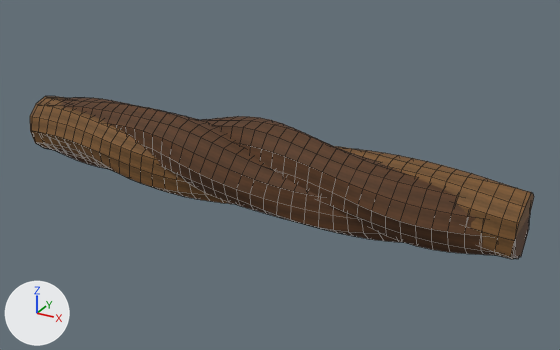
Renders of the Blender file assets/models/source/rootforged-worldroot-beam-4m.blend from each side of a commit.
Both versions are drawn from a camera (50 mm lens) standing at (2.76, -4.56, 2.77) and looking at (0.21, 0.08, 0.44). Lighting does not change. The marker at lower left points along +X, +Y and +Z. The older version comes first. Mesh edges are drawn as thin lines.

The first picture shows 'braided-root-0', 'braided-root-1', 'braided-root-2'.
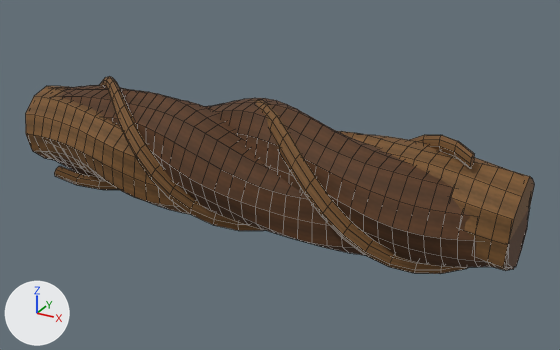
Boxes [x1, y1, x2, y2] around the edits, measured in the pictures (560 x 350 px):
```json
{"object": "braided-root-2", "change": "rescaled", "before": [55, 116, 530, 257], "after": [53, 98, 529, 267], "on screen": "20% taller"}
{"object": "braided-root-1", "change": "surface changed, rescaled", "before": [30, 96, 534, 259], "after": [25, 86, 535, 270], "on screen": "13% taller"}
{"object": "braided-root-0", "change": "rescaled", "before": [58, 97, 530, 259], "after": [57, 85, 530, 270], "on screen": "14% taller"}
{"object": "surface-root-vein-1", "change": "added", "after": [54, 100, 468, 274]}
{"object": "surface-root-vein-0", "change": "added", "after": [99, 77, 475, 231]}
```

Scene script edits in JSON lines:
```json
{"op": "set", "path": "img_worldroot_heartwood_grain", "old": "load_image('worldroot-heartwood-grain', '_unpacked/worldroot-heartwood-grain', 256, 256, 'sRGB')", "new": "load_image('worldroot-heartwood-grain', '_unpacked/5fc83e7a863e7be0.png', 256, 256, 'sRGB')"}
{"block": "me_braided_root_0", "where": "# used by ob_braided_root_0; location = (0.0, 0.0, 0.0)"}
{"op": "remove", "block": "me_braided_root_0", "code": "me_braided_root_0.from_pydata(...)  # 492 vertices, 482 faces; spans x -2.0..2.0, y -0.38..0.28, z 0.16..0.83"}
{"op": "add", "block": "me_braided_root_0", "code": "me_braided_root_0.from_pydata(...)  # 492 vertices, 482 faces; spans x -1.98..1.98, y -0.45..0.45, z -0.46..0.46"}
{"block": "me_braided_root_0", "change": "me_braided_root_0 part 1: the whole mesh is scaled about its middle by (0.989, 1.37, 1.4), then moved by (0.0, 0.05, -0.49)"}
{"block": "me_braided_root_1", "where": "# used by ob_braided_root_1; location = (0.0, 0.0, 0.0)"}
{"op": "remove", "block": "me_braided_root_1", "code": "me_braided_root_1.from_pydata(...)  # 492 vertices, 482 faces; spans x -2.02..2.02, y -0.3..0.35, z 0.16..0.76"}
{"op": "add", "block": "me_braided_root_1", "code": "me_braided_root_1.from_pydata(...)  # 492 vertices, 482 faces; spans x -2.0..2.0, y -0.44..0.44, z -0.42..0.42"}
{"block": "me_braided_root_1", "change": "me_braided_root_1 part 2: the whole mesh is scaled about its middle by (0.989, 1.37, 1.4), then moved by (0.0, -0.02, -0.46)"}
{"block": "me_braided_root_2", "where": "# used by ob_braided_root_2; location = (0.0, 0.0, 0.0)"}
{"op": "remove", "block": "me_braided_root_2", "code": "me_braided_root_2.from_pydata(...)  # 492 vertices, 482 faces; spans x -2.02..2.02, y -0.32..0.34, z 0.21..0.86"}
{"op": "add", "block": "me_braided_root_2", "code": "me_braided_root_2.from_pydata(...)  # 492 vertices, 482 faces; spans x -2.0..2.0, y -0.45..0.45, z -0.45..0.45"}
{"block": "me_braided_root_2", "change": "me_braided_root_2 part 3: the whole mesh is scaled about its middle by (0.989, 1.37, 1.4), then moved by (0.0, -0.01, -0.53)"}
{"op": "add", "block": "me_surface_root_vein_1", "code": ["me_surface_root_vein_1 = bpy.data.meshes.new('surface-root-vein-1')", "me_surface_root_vein_1.from_pydata(...)  # 200 vertices, 194 faces; spans x -1.67..1.67, y -0.49..0.49, z -0.49..0.49", "me_surface_root_vein_1.materials.append(mat_worldroot_heartwood)  # picture img_worldroot_heartwood_grain"]}
{"op": "add", "block": "me_surface_root_vein_0", "code": ["me_surface_root_vein_0 = bpy.data.meshes.new('surface-root-vein-0')", "me_surface_root_vein_0.from_pydata(...)  # 200 vertices, 194 faces; spans x -1.67..1.67, y -0.49..0.49, z -0.49..0.49", "me_surface_root_vein_0.materials.append(mat_worldroot_heartwood)  # picture img_worldroot_heartwood_grain"]}
{"op": "set", "path": "ob_braided_root_0.location", "old": "(0.0, 0.0, 0.0)", "new": "(-0.001, -0.052, 0.491)"}
{"op": "set", "path": "ob_braided_root_1.location", "old": "(0.0, 0.0, 0.0)", "new": "(0.001, 0.043, 0.443)"}
{"op": "set", "path": "ob_braided_root_2.location", "old": "(0.0, 0.0, 0.0)", "new": "(-0.003, 0.029, 0.548)"}
{"op": "add", "block": "ob_surface_root_vein_1", "code": ["ob_surface_root_vein_1 = bpy.data.objects.new('surface-root-vein-1', me_surface_root_vein_1)", "ob_surface_root_vein_1.location = (-0.007, 0.014, 0.507)"]}
{"op": "add", "block": "ob_surface_root_vein_0", "code": ["ob_surface_root_vein_0 = bpy.data.objects.new('surface-root-vein-0', me_surface_root_vein_0)", "ob_surface_root_vein_0.location = (-0.007, 0.013, 0.492)"]}
```
